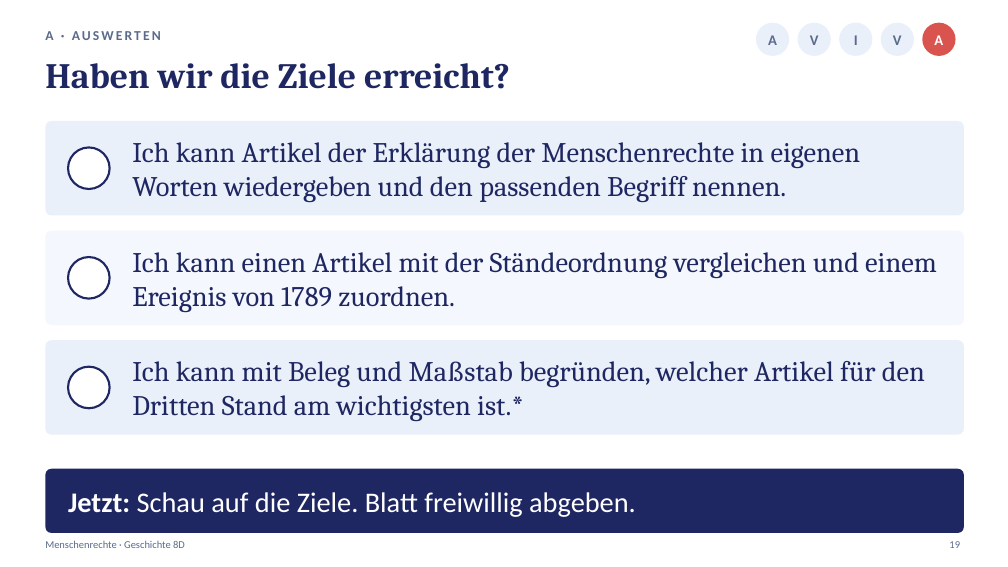
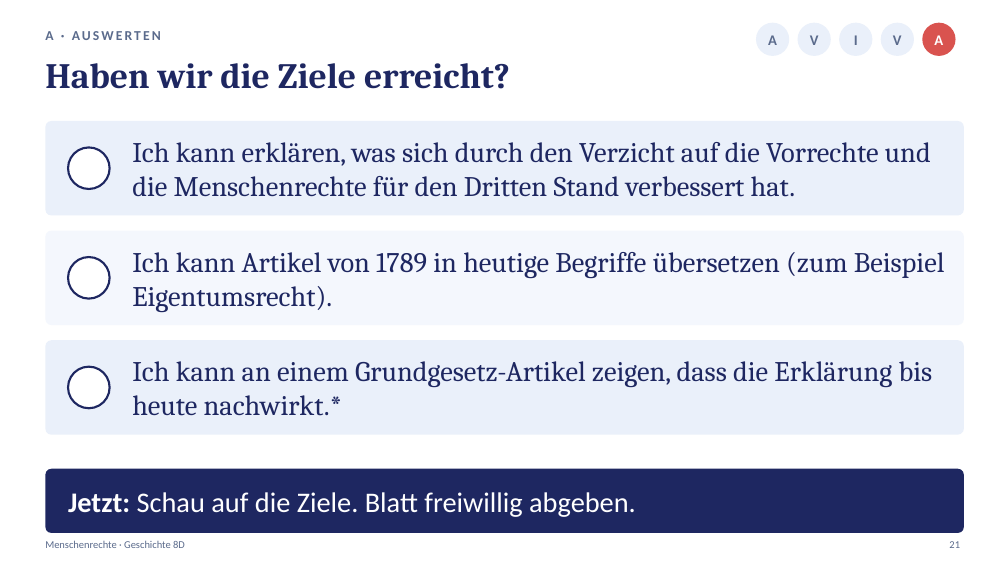
Before and after one commit to golzkonstantin-gif/Schule, a slide deck: slide 21 of Geschichte_8D/Stunde4_Menschenrechte/Praesentation_Stunde4_Menschenrechte_8D.pptx (slide 19 before the commit). Drawn at 1008x567 pixels with LibreOffice and Linux fonts; fonts in the diff are those of the drawing. Boxes give left, top, right and bottom in pixels: in the first picture for what was removed or moved away, otherwise in the second. Text is boxed around its words. In the diff, an @@ line names an element or a change of style, - is before the commit and + after.

```diff
--- a/Geschichte_8D/Stunde4_Menschenrechte/Praesentation_Stunde4_Menschenrechte_8D.pptx
+++ b/Geschichte_8D/Stunde4_Menschenrechte/Praesentation_Stunde4_Menschenrechte_8D.pptx
@@ text at (132, 142, 931, 197): text changed @@
-Ich kann Artikel der Erklärung der Menschenrechte in eigenen Worten wiedergeben und den passenden Begriff nennen.
+Ich kann erklären, was sich durch den Verzicht auf die Vorrechte und die Menschenrechte für den Dritten Stand verbessert hat.
@@ text at (132, 252, 945, 312): text changed @@
-Ich kann einen Artikel mit der Ständeordnung vergleichen und einem Ereignis von 1789 zuordnen.
+Ich kann Artikel von 1789 in heutige Begriffe übersetzen (zum Beispiel Eigentumsrecht).
@@ text at (132, 361, 933, 416): text changed @@
-Ich kann mit Beleg und Maßstab begründen, welcher Artikel für den Dritten Stand am wichtigsten ist.*
+Ich kann an einem Grundgesetz-Artikel zeigen, dass die Erklärung bis heute nachwirkt.*
@@ text at (949, 541, 960, 548): text changed @@
-19
+21
```
Also in this commit, not shown: 14 other slides changed, 6 slides added, 4 slides removed, 16 other files.
